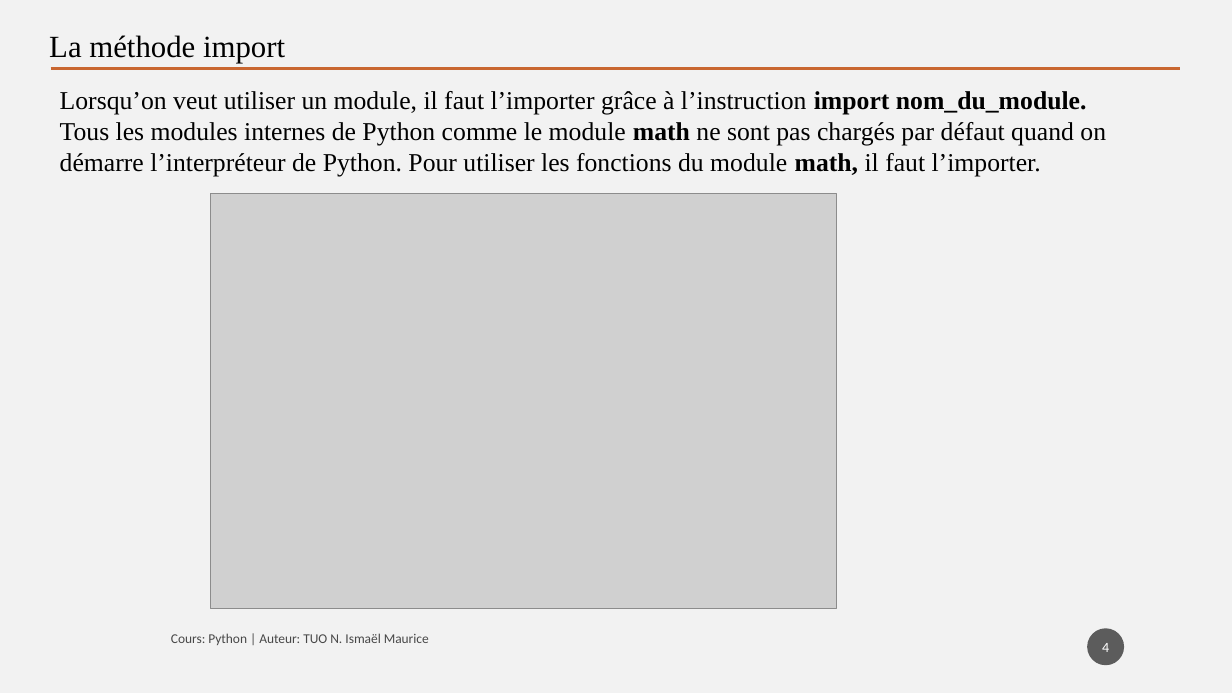
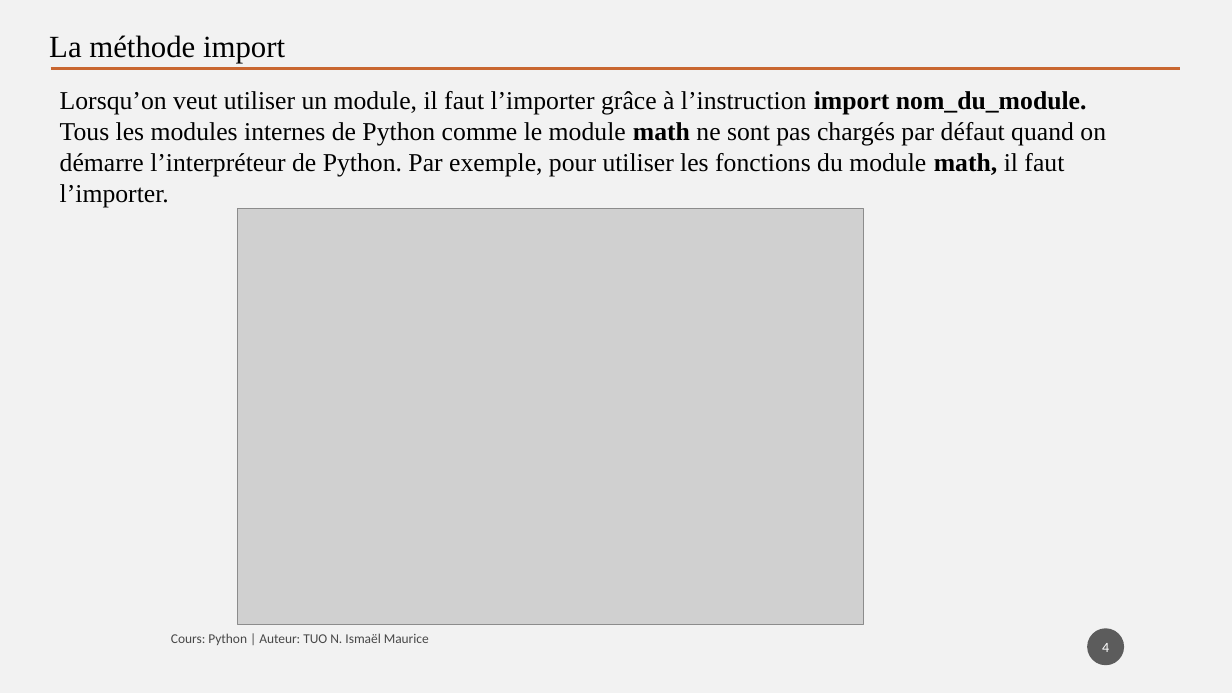
Before and after one commit to tisma95/cours-python, a slide deck: slide 4 of source/Chapitre 6 - Les modules.pptx. Drawn at 1232x693 pixels with LibreOffice and Linux fonts; fonts in the diff are those of the drawing; grey boxes stand for pictures. Boxes give left, top, right and bottom in pixels: in the first picture for what was removed or moved away, otherwise in the second. Text is boxed around its words. In the diff, an @@ line names an element or a change of style, - is before the commit and + after.

```diff
--- a/source/Chapitre 6 - Les modules.pptx
+++ b/source/Chapitre 6 - Les modules.pptx
@@ text at <box>60,122,1106,207</box>: text changed @@
-Tous les modules internes de Python comme le module math ne sont pas chargés par défaut quand on démarre l’interpréteur de Python. Pour utiliser les fonctions du module math, il faut l’importer.
+Tous les modules internes de Python comme le module math ne sont pas chargés par défaut quand on démarre l’interpréteur de Python. Par exemple, pour utiliser les fonctions du module math, il faut l’importer.
@@ picture: place and size @@
-picture at <box>211,193,836,608</box>
+picture at <box>238,209,863,624</box>
```
Also in this commit, not shown: 5 other slides changed, 1 other file.
